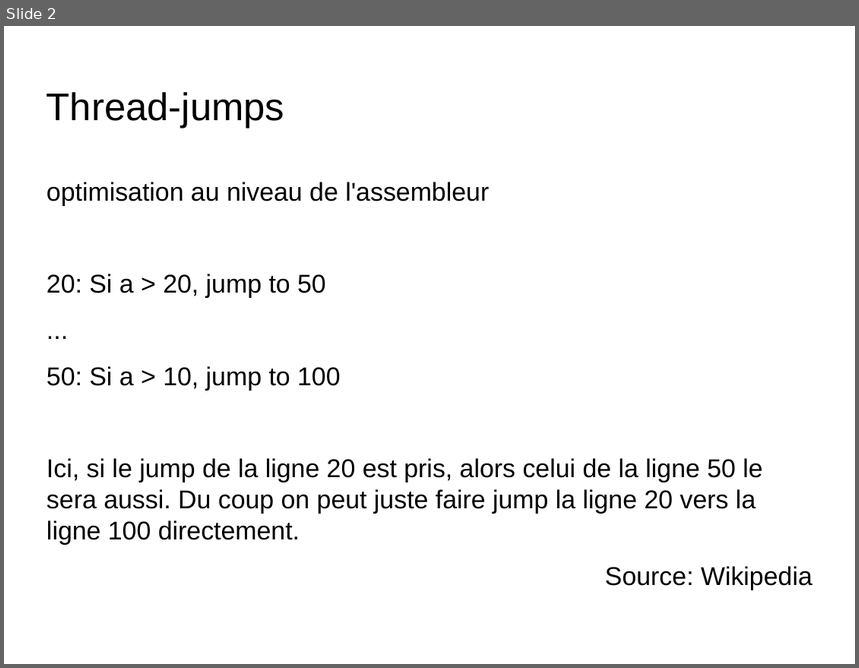
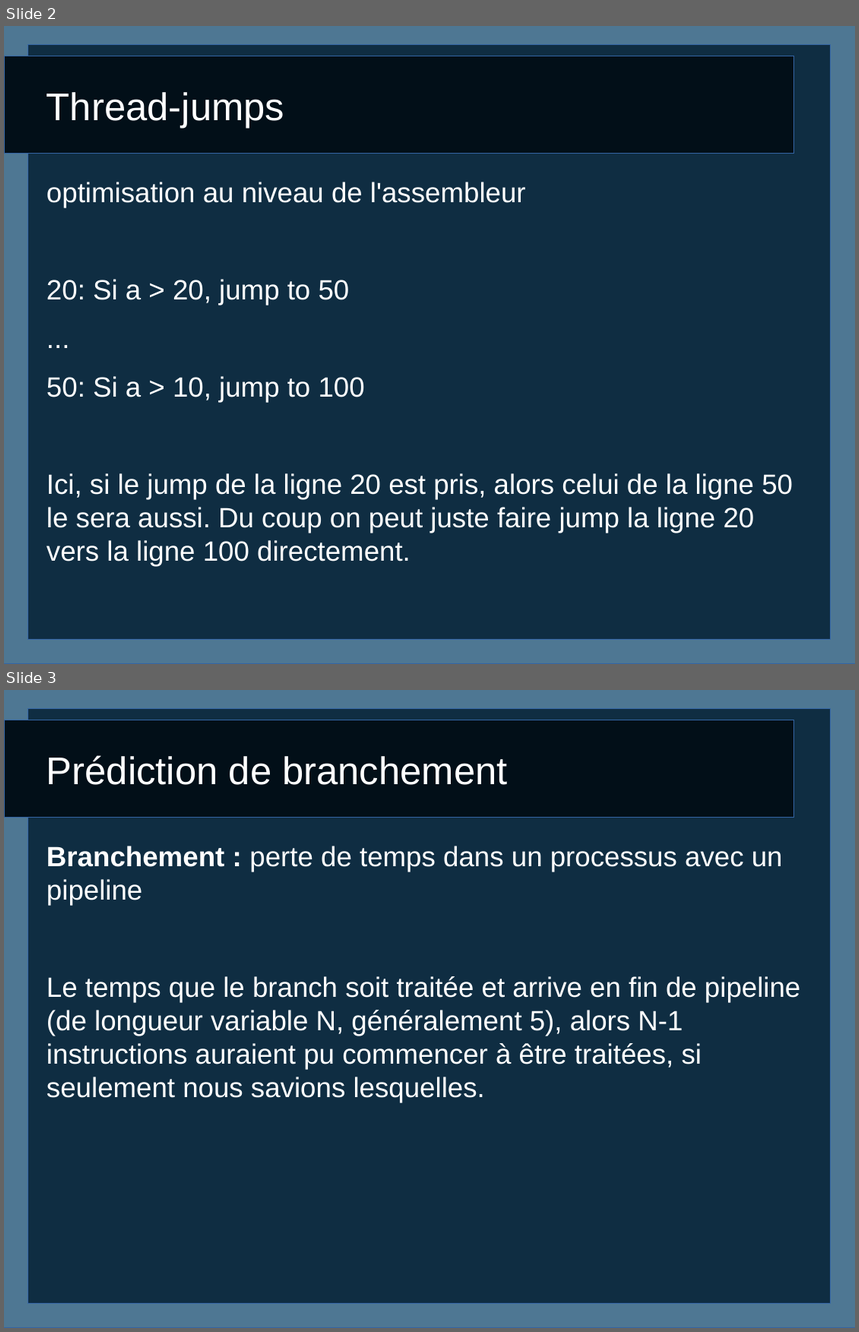
Before and after one commit to caswitch/recherche-et-doc-s4, a slide deck: Diapo1.odp. Shown one above the other, each under a label of ours: slide 2 before the commit, slides 2 and 3 after it. The pictures are 859x668 and 859x1332 pixels, drawn with LibreOffice and Linux fonts; fonts in the diff are those of the drawing; background and template pictures are left out. Boxes give left, top, right and bottom in pixels: in the first picture for what was removed or moved away, otherwise in the second. Text is boxed around its words. In the diff, an @@ line names an element or a change of style, - is before the commit and + after.

```diff
--- a/Diapo1.odp
+++ b/Diapo1.odp
@@ slide 3 added at (4, 690, 855, 1328), background #FFFFFF; not listed: 3 template elements that a slide beside it also shows @@
@@ title added at (47, 755, 507, 785), 36 pt, text #FFFFFF @@
+Prédiction de branchement
@@ text added at (47, 846, 800, 1103), 26 pt, text #FFFFFF @@
+Branchement : perte de temps dans un processus avec un pipeline
+Le temps que le branch soit traitée et arrive en fin de pipeline (de longueur variable N, généralement 5), alors N-1 instructions auraient pu commencer à être traitées, si seulement nous savions lesquelles.
@@ slide 2 changed as well @@
@@ rectangle added at (4, 26, 855, 664), fill #4E7793, outline #3465A4 0 pt @@
@@ rectangle added at (28, 44, 830, 641), fill #0F2D42, outline #3465A4 0 pt @@
@@ freeform shape added at (4, 56, 795, 154), fill #020F18, outline #3465A4 0 pt @@
@@ title "Thread-jumps" at (47, 92, 284, 128): text colour #000000 to #FFFFFF @@
@@ text at (47, 182, 793, 534): paragraph removed @@
-Source: Wikipedia
@@ text "optimisation au niveau de l'assembleur" at (47, 182, 793, 534): size 24.1 to 26 pt, text colour #000000 to #FFFFFF @@
```
Also in this commit, not shown: 6 other slides changed, 2 other slides added, 3 slides removed, 6 other files.
